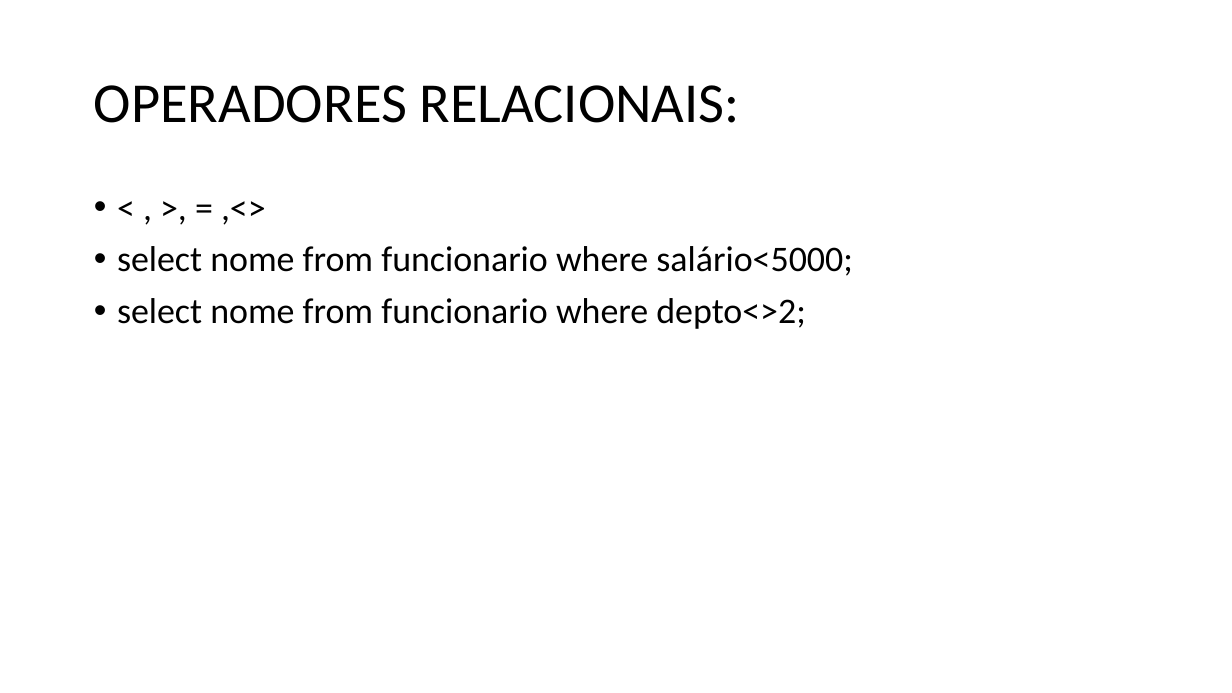
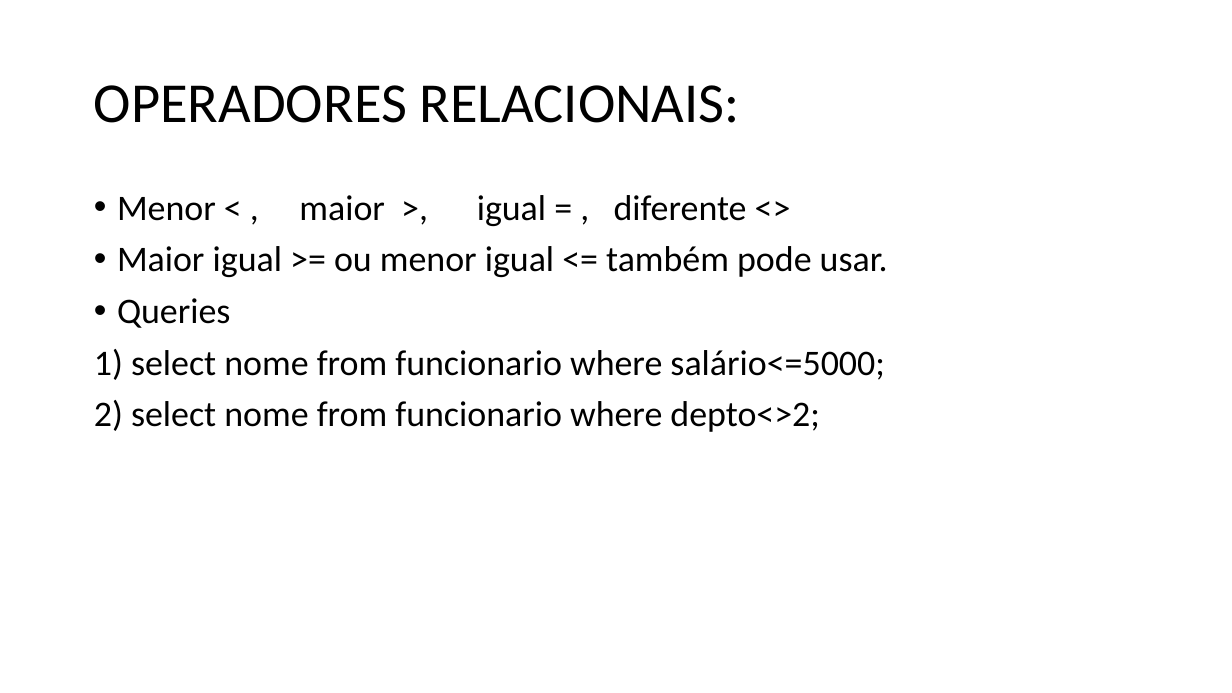
Before and after one commit to dourivaljunior/Curso-de-mySQL, a slide deck: slide 63 of Curso Dev Full Stack aula 01 sql.pptx (slide 57 before the commit). Drawn at 1232x693 pixels with LibreOffice and Linux fonts; fonts in the diff are those of the drawing. Boxes give left, top, right and bottom in pixels: in the first picture for what was removed or moved away, otherwise in the second. Text is boxed around its words. In the diff, an @@ line names an element or a change of style, - is before the commit and + after.

```diff
--- a/Curso Dev Full Stack aula 01 sql.pptx
+++ b/Curso Dev Full Stack aula 01 sql.pptx
@@ text at bbox=[94, 195, 888, 432]: text changed @@
-• < , >, = ,<>
-• select nome from funcionario where salário<5000;
-• select nome from funcionario where depto<>2;
+• Menor < , maior >, igual = , diferente <>
+• Maior igual >= ou menor igual <= também pode usar.
+• Queries
+1) select nome from funcionario where salário<=5000;
+2) select nome from funcionario where depto<>2;
```
Also in this commit, not shown: 16 other slides changed, 9 slides added, 1 slide removed, 1 other file.
